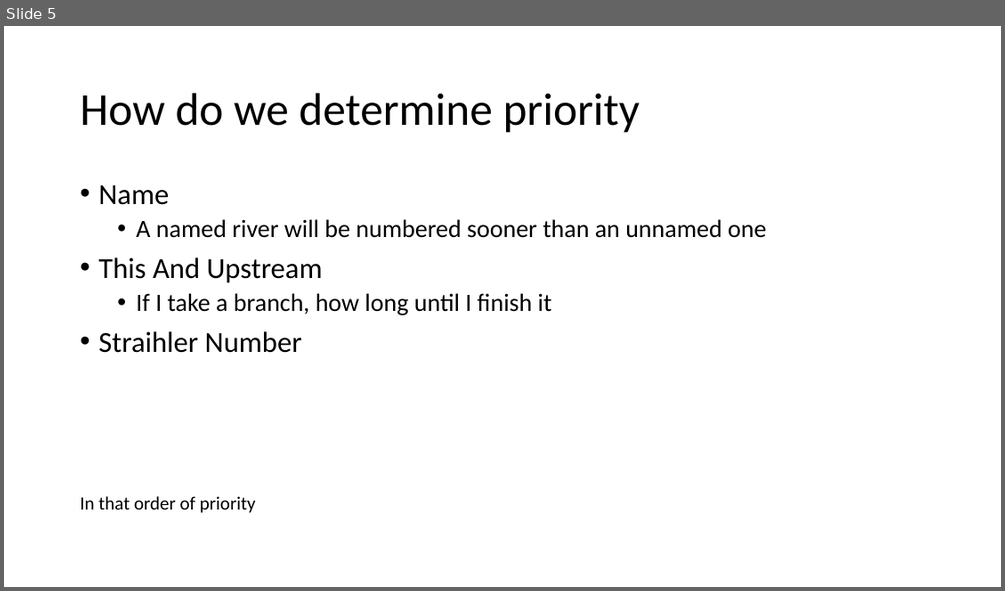
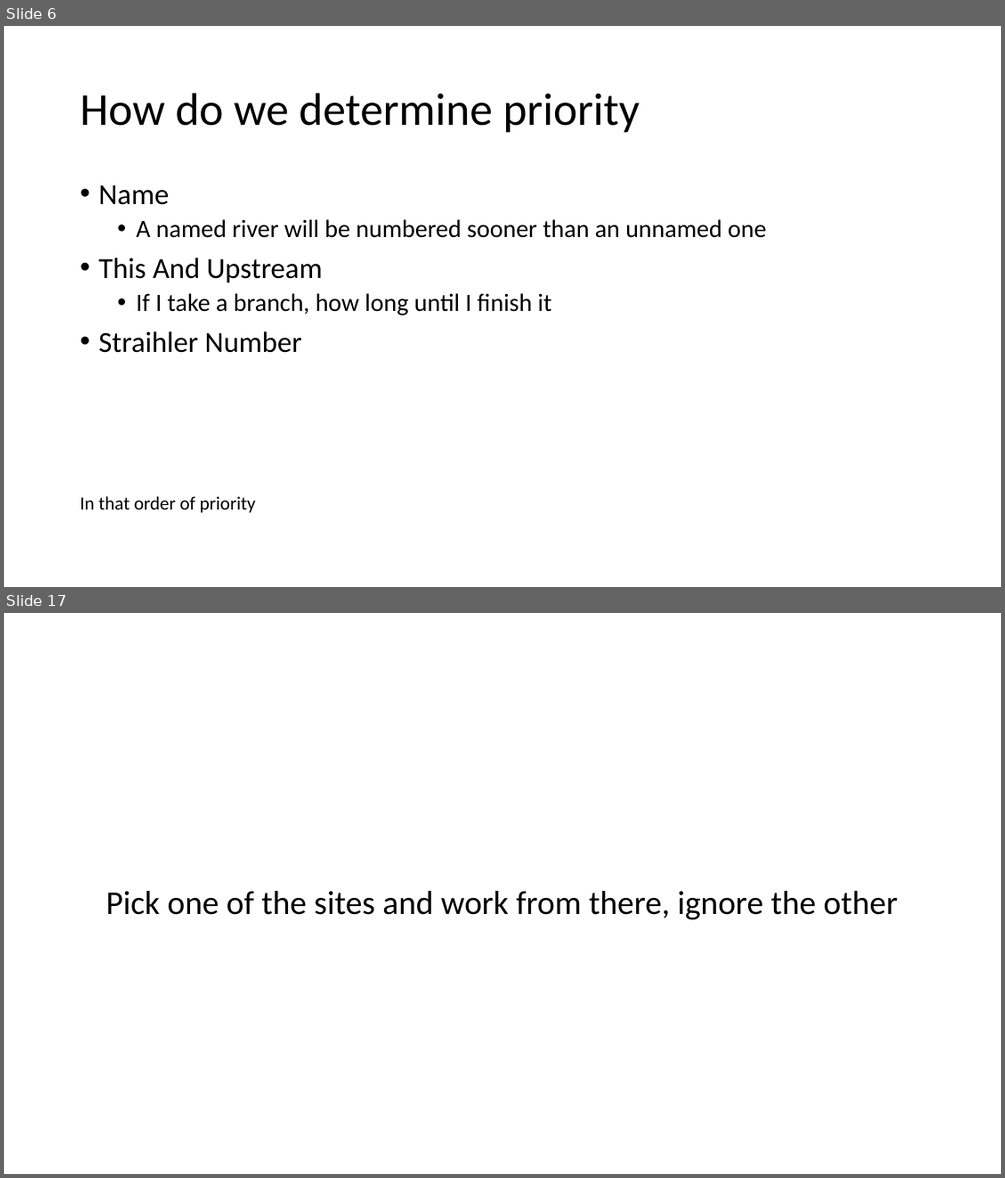
Before and after one commit to marsmith/Site-Maker-Back-End, a slide deck: Presentation.pptx. Shown one above the other, each under a label of ours: slide 5 before the commit, slides 6 and 17 after it; the slides between them are not shown. The pictures are 1005x591 and 1005x1178 pixels, drawn with LibreOffice and Linux fonts; fonts in the diff are those of the drawing. Boxes give left, top, right and bottom in pixels: in the first picture for what was removed or moved away, otherwise in the second. Text is boxed around its words. In the diff, an @@ line names an element or a change of style, - is before the commit and + after.

```diff
--- a/Presentation.pptx
+++ b/Presentation.pptx
@@ slide 17 added at [4, 613, 1001, 1174], background #FFFFFF @@
@@ text added at [106, 891, 898, 920], 32 pt, text #000000 @@
+Pick one of the sites and work from there, ignore the other
@@ what was slide 5 is now slide 6 @@
```
Also in this commit, not shown: 2 slides changed, 11 other slides added, 1 slide removed, 7 other files.
